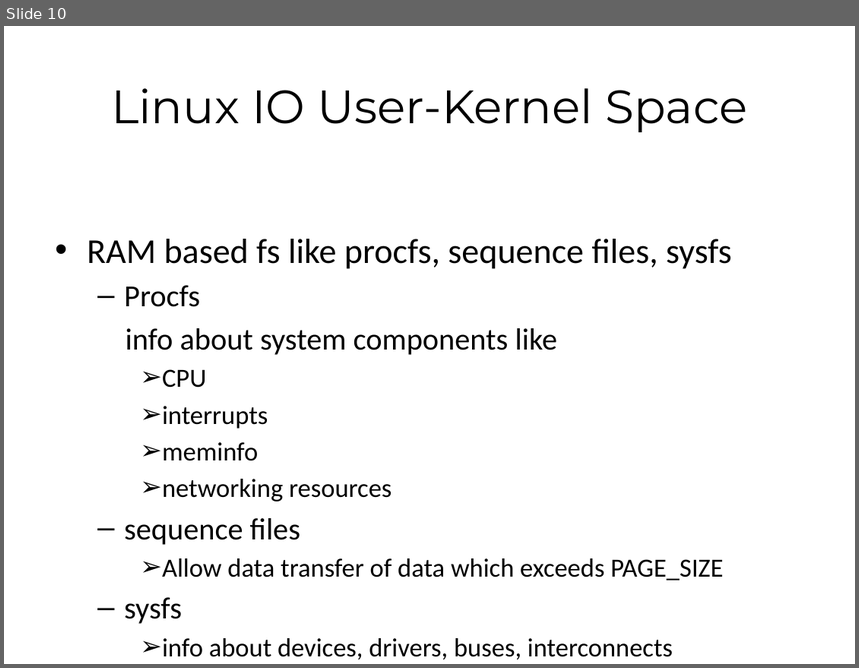
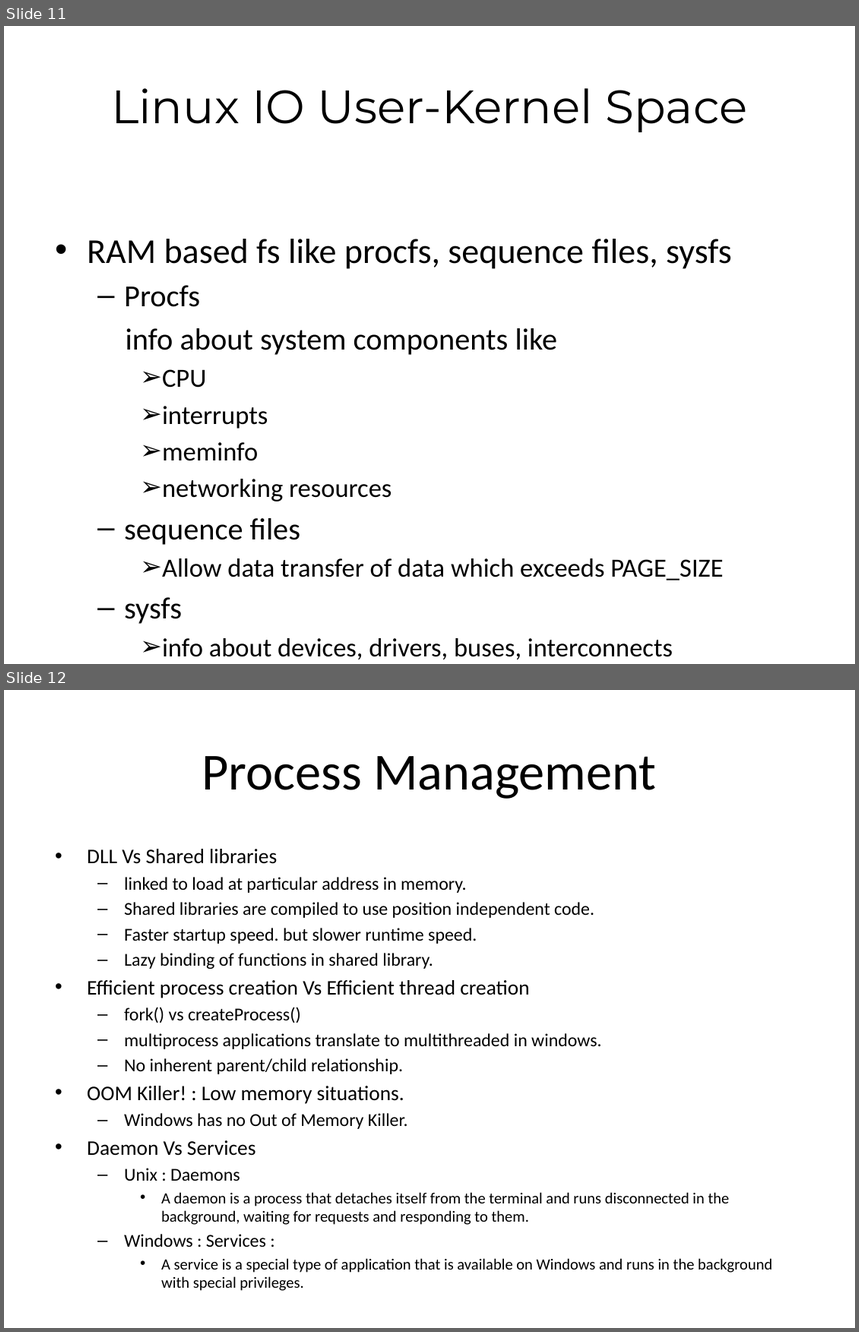
Before and after one commit to shyamrajendran/OS_MPS, a slide deck: 4th_credit/survey.pptx. Shown one above the other, each under a label of ours: slide 10 before the commit, slides 11 and 12 after it. The pictures are 859x668 and 859x1332 pixels, drawn with LibreOffice and Linux fonts; fonts in the diff are those of the drawing. Boxes give left, top, right and bottom in pixels: in the first picture for what was removed or moved away, otherwise in the second. Text is boxed around its words. In the diff, an @@ line names an element or a change of style, - is before the commit and + after.

```diff
--- a/4th_credit/survey.pptx
+++ b/4th_credit/survey.pptx
@@ slide 12 added at <box>4,690,855,1328</box>, background #FFFFFF @@
@@ title added at <box>202,756,657,799</box>, 44 pt, text #000000 @@
+Process Management
@@ text added at <box>87,849,730,1270</box>, 15.4 pt, text #000000 @@
+• DLL Vs Shared libraries
+  – linked to load at particular address in memory.
+  – Shared libraries are compiled to use position independent code.
+  – Faster startup speed. but slower runtime speed.
+  – Lazy binding of functions in shared library.
+• Efficient process creation Vs Efficient thread creation
+  – fork() vs createProcess()
+  – multiprocess applications translate to multithreaded in windows.
+  – No inherent parent/child relationship.
+• OOM Killer! : Low memory situations.
+  – Windows has no Out of Memory Killer.
+• Daemon Vs Services
+  – Unix : Daemons
+    • A daemon is a process that detaches itself from the terminal and runs disconnected in the background, waiting for requests and responding to them.
+  – Windows : Services :
+    • A service is a special type of application that is available on Windows and runs in the background with special privileges.
@@ what was slide 10 is now slide 11 @@
```
Also in this commit, not shown: 7 other slides added.
